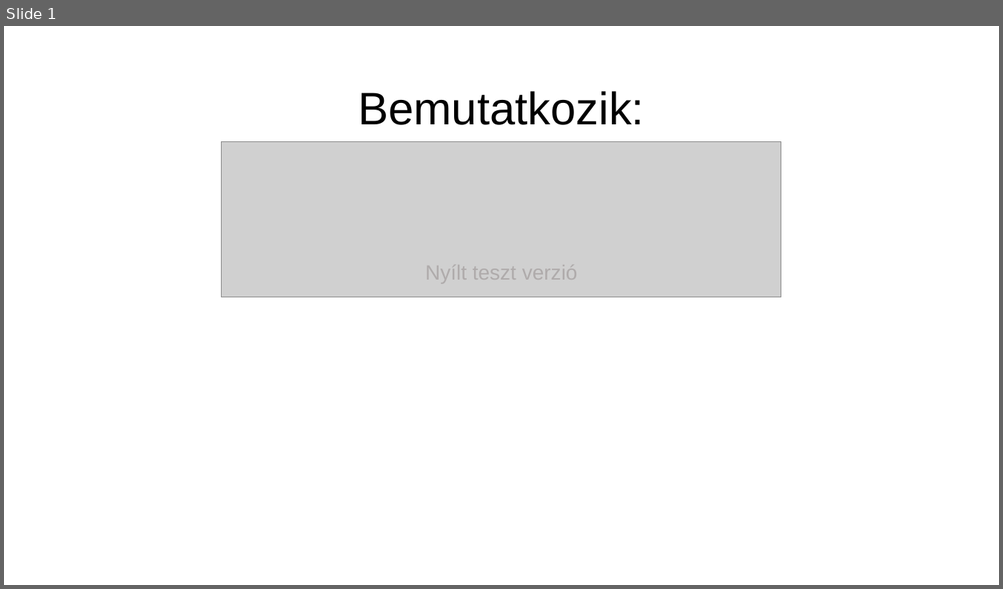
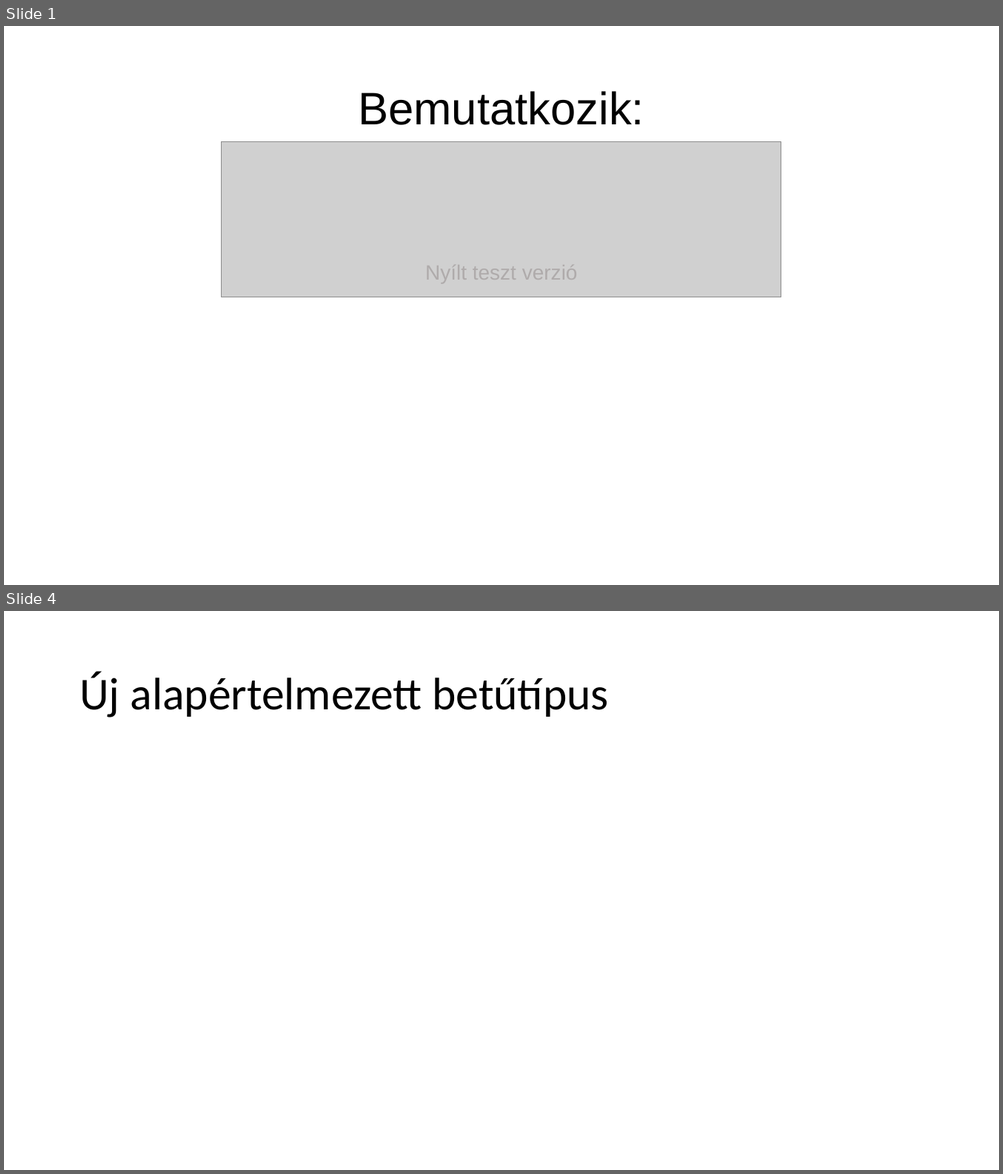
Before and after one commit to net0218game/ClassMate-HYPE, a slide deck: Images/banner/banner.pptx. Shown one above the other, each under a label of ours: slide 1 before the commit, slides 1 and 4 after it; the slides between them are not shown. The pictures are 1003x589 and 1003x1174 pixels, drawn with LibreOffice and Linux fonts; fonts in the diff are those of the drawing; grey boxes stand for pictures. Boxes give left, top, right and bottom in pixels: in the first picture for what was removed or moved away, otherwise in the second. Text is boxed around its words. In the diff, an @@ line names an element or a change of style, - is before the commit and + after.

```diff
--- a/Images/banner/banner.pptx
+++ b/Images/banner/banner.pptx
@@ slide 4 added at (4,611,999,1170), background #FFFFFF @@
@@ title added at (79,672,609,718), 44 pt, text #000000 @@
+Új alapértelmezett betűtípus
```
Also in this commit, not shown: 7 other slides added, 2 other files.
